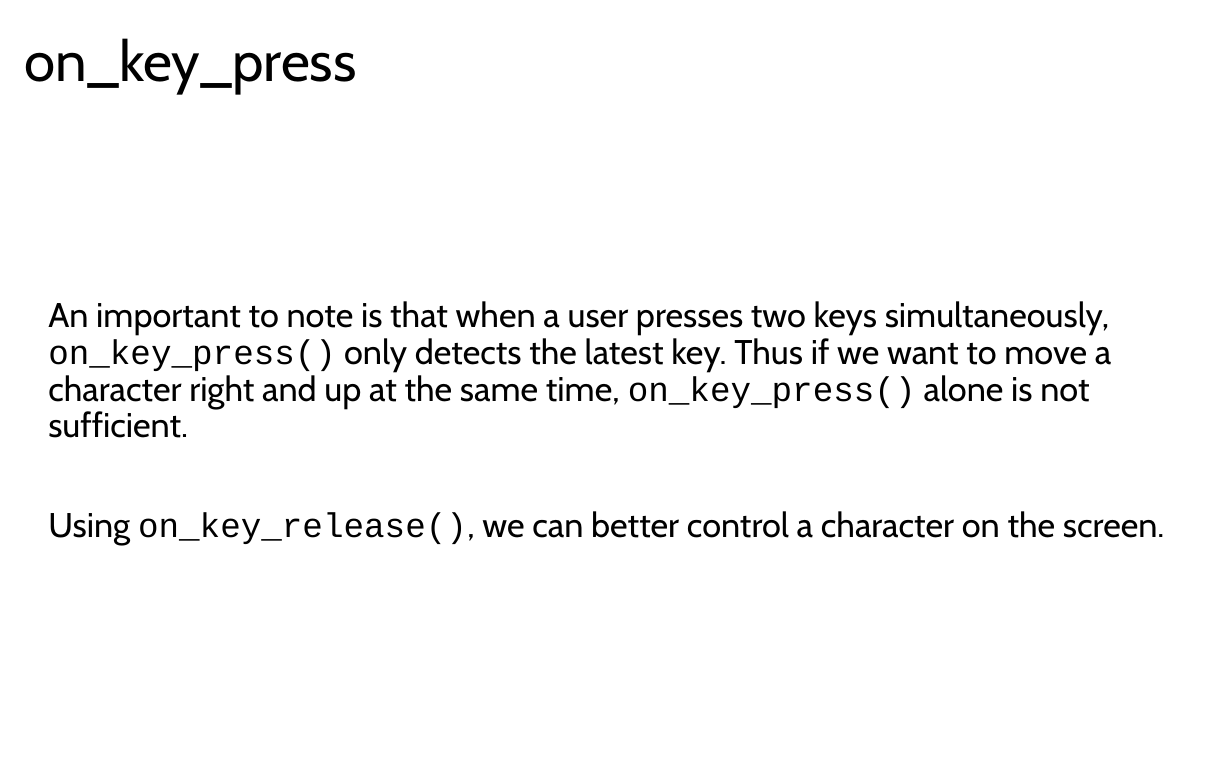
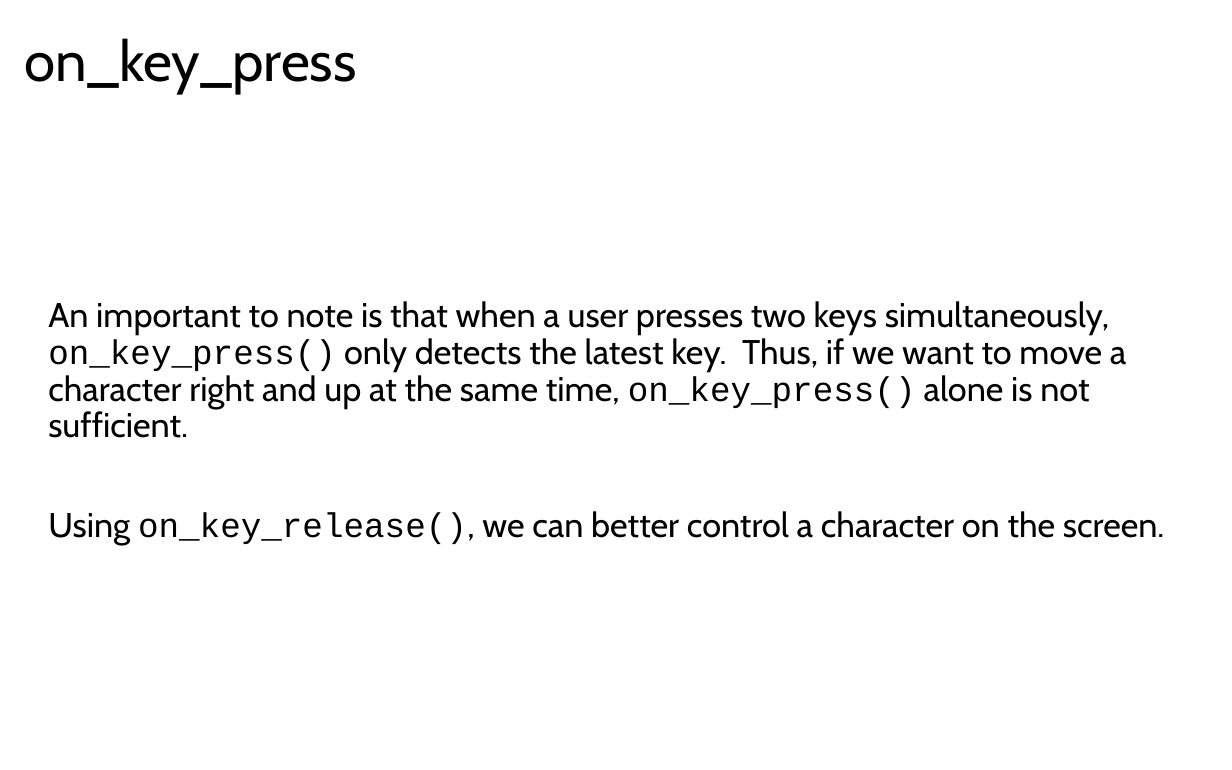
Before and after one commit to LongBaoNguyen/longbaonguyen.github.io, a slide deck: slide 4 of courses/apcsp/processing_arcade/processing2.pptx. Drawn at 1232x770 pixels with LibreOffice and Linux fonts; fonts in the diff are those of the drawing. Boxes give left, top, right and bottom in pixels: in the first picture for what was removed or moved away, otherwise in the second. Text is boxed around its words. In the diff, an @@ line names an element or a change of style, - is before the commit and + after.

```diff
--- a/courses/apcsp/processing_arcade/processing2.pptx
+++ b/courses/apcsp/processing_arcade/processing2.pptx
@@ text at (48, 301, 1126, 438): text changed @@
-An important to note is that when a user presses two keys simultaneously, on_key_press() only detects the latest key. Thus if we want to move a character right and up at the same time, on_key_press() alone is not sufficient.
+An important to note is that when a user presses two keys simultaneously, on_key_press() only detects the latest key. Thus, if we want to move a character right and up at the same time, on_key_press() alone is not sufficient.
```
Also in this commit, not shown: 1 other slide changed, 1 slide added, 4 slides removed, 2 other files.
